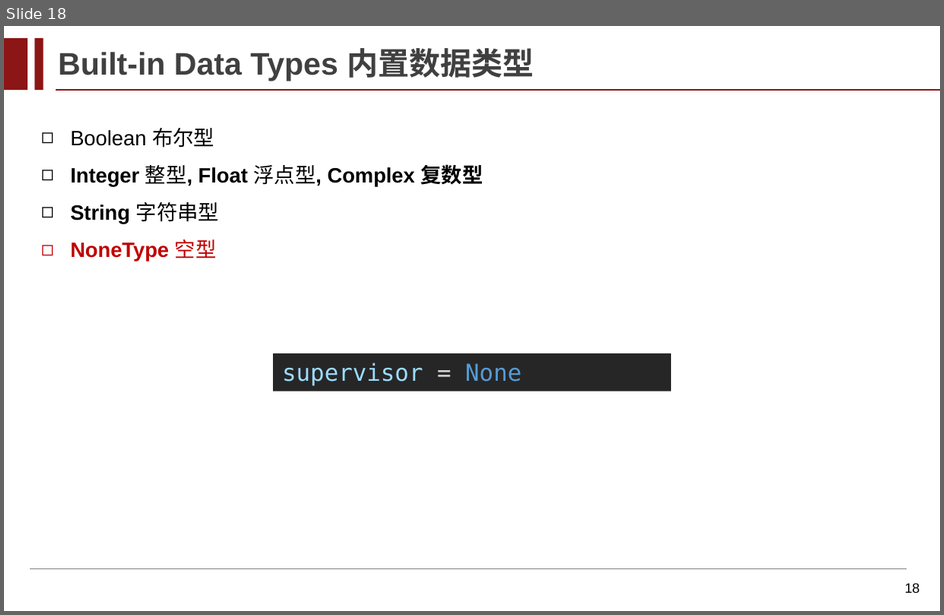
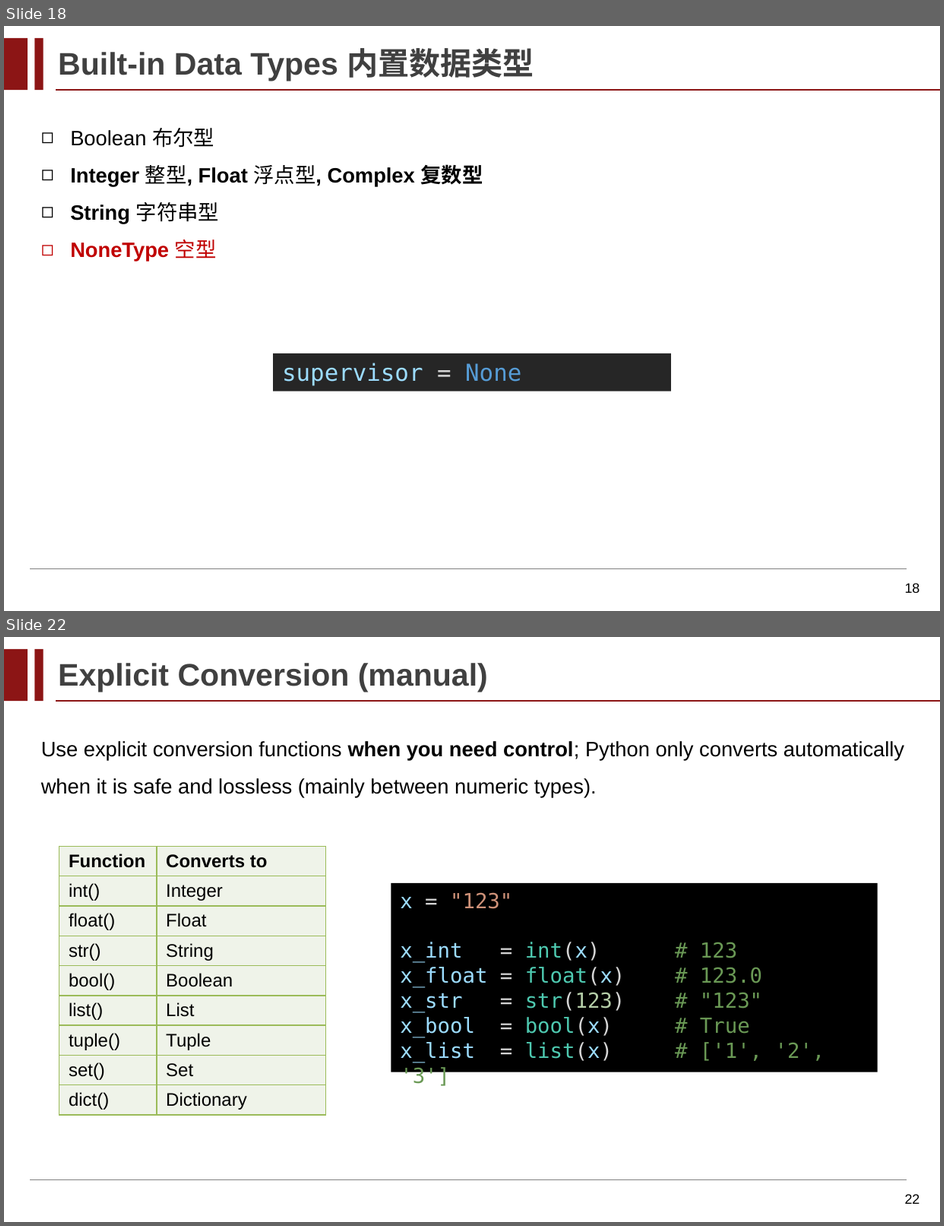
Before and after one commit to Peng-shhe/Advanced-Programming, a slide deck: 课件/Lecture_03_Data_Types_and_Expression.pptx. Shown one above the other, each under a label of ours: slide 18 before the commit, slides 18 and 22 after it; the slides between them are not shown. The pictures are 944x615 and 944x1226 pixels, drawn with LibreOffice and Linux fonts; fonts in the diff are those of the drawing; background and template pictures are left out. Boxes give left, top, right and bottom in pixels: in the first picture for what was removed or moved away, otherwise in the second. Text is boxed around its words. In the diff, an @@ line names an element or a change of style, - is before the commit and + after.

```diff
--- a/课件/Lecture_03_Data_Types_and_Expression.pptx
+++ b/课件/Lecture_03_Data_Types_and_Expression.pptx
@@ slide 22 added at (4,637,940,1222), background #FFFFFF; not listed: 4 template elements that a slide beside it also shows @@
@@ text added at (58,663,488,692), 24 pt, text #404040, bold @@
+Explicit Conversion (manual)
@@ text added at (41,741,905,798), 16 pt, text #000000 @@
+Use explicit conversion functions when you need control; Python only converts automatically when it is safe and lossless (mainly between numeric types).
@@ table added at (59,847,326,1128), 9 rows, 2 columns @@
+Function | Converts to
+int() | Integer
+float() | Float
+str() | String
+bool() | Boolean
+list() | List
+tuple() | Tuple
+set() | Set
+dict() | Dictionary
@@ rectangle added at (391,883,877,1072), fill #000000, 16 pt, text #6A9955 @@
+x = "123"
+x_int = int(x) # 123
+x_float = float(x) # 123.0
+x_str = str(123) # "123"
+x_bool = bool(x) # True
+x_list = list(x) # ['1', '2', '3']
@@ rectangle added at (642,1136,804,1173), fill #FFFFFF, outline #FFFFFF 2 pt @@
@@ page number added at (905,1194,921,1204), 10.5 pt, text #000000 @@
+22
```
Also in this commit, not shown: 6 slides changed, 15 other slides added, 3 other files.
